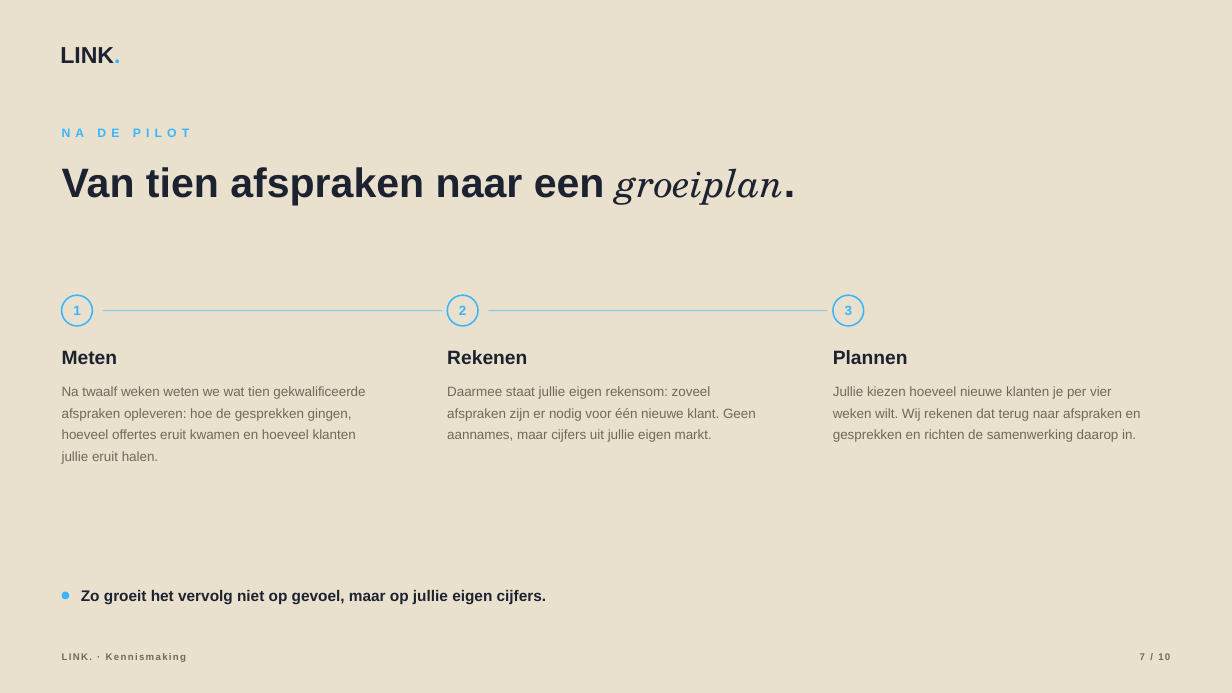
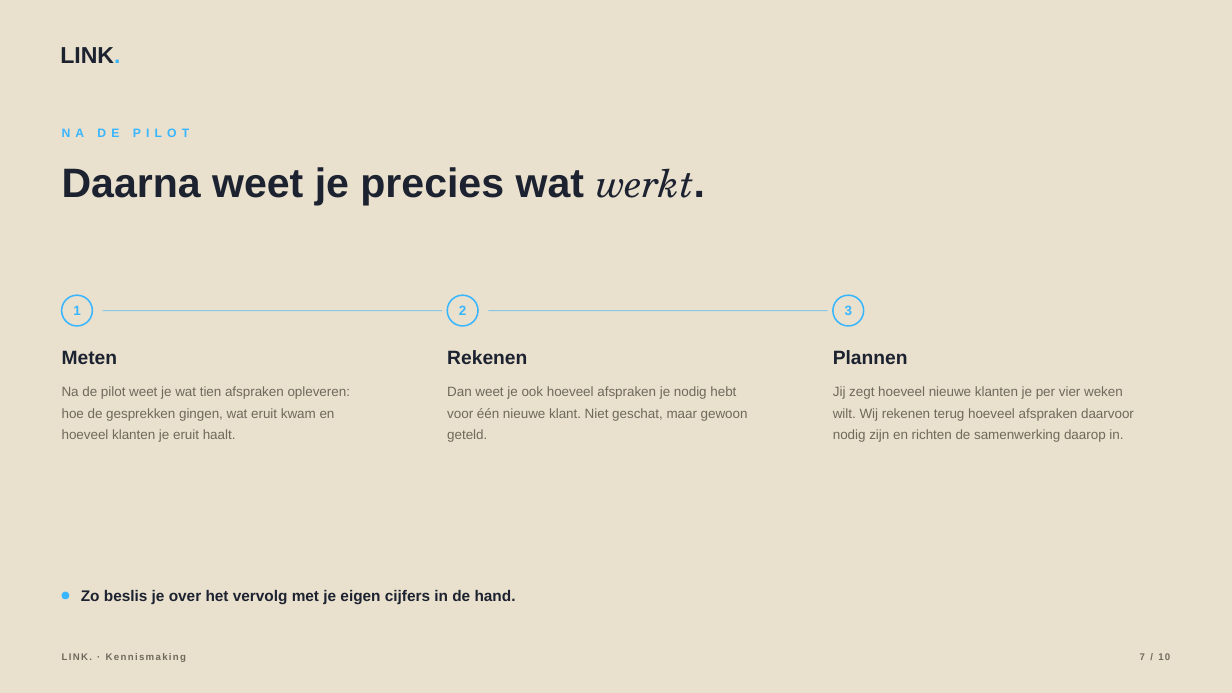
Before and after one commit to hens-lang/Test, a slide deck: slide 7 of output/LINK. kennismaking.pptx. Drawn at 1232x693 pixels with LibreOffice and Linux fonts; fonts in the diff are those of the drawing. Boxes give left, top, right and bottom in pixels: in the first picture for what was removed or moved away, otherwise in the second. Text is boxed around its words. In the diff, an @@ line names an element or a change of style, - is before the commit and + after.

```diff
--- a/output/LINK. kennismaking.pptx
+++ b/output/LINK. kennismaking.pptx
@@ text at (62, 167, 693, 206): text changed @@
-Van tien afspraken naar een groeiplan.
+Daarna weet je precies wat werkt.
@@ text at (62, 386, 350, 442): text changed @@
-Na twaalf weken weten we wat tien gekwalificeerde afspraken opleveren: hoe de gesprekken gingen, hoeveel offertes eruit kwamen en hoeveel klanten jullie eruit halen.
+Na de pilot weet je wat tien afspraken opleveren: hoe de gesprekken gingen, wat eruit kwam en hoeveel klanten je eruit haalt.
@@ text at (447, 386, 748, 442): text changed @@
-Daarmee staat jullie eigen rekensom: zoveel afspraken zijn er nodig voor één nieuwe klant. Geen aannames, maar cijfers uit jullie eigen markt.
+Dan weet je ook hoeveel afspraken je nodig hebt voor één nieuwe klant. Niet geschat, maar gewoon geteld.
@@ text at (833, 386, 1134, 442): text changed @@
-Jullie kiezen hoeveel nieuwe klanten je per vier weken wilt. Wij rekenen dat terug naar afspraken en gesprekken en richten de samenwerking daarop in.
+Jij zegt hoeveel nieuwe klanten je per vier weken wilt. Wij rekenen terug hoeveel afspraken daarvoor nodig zijn en richten de samenwerking daarop in.
@@ text at (81, 590, 516, 605): text changed @@
-Zo groeit het vervolg niet op gevoel, maar op jullie eigen cijfers.
+Zo beslis je over het vervolg met je eigen cijfers in de hand.
```
Also in this commit, not shown: 6 other slides changed, 17 other files.
